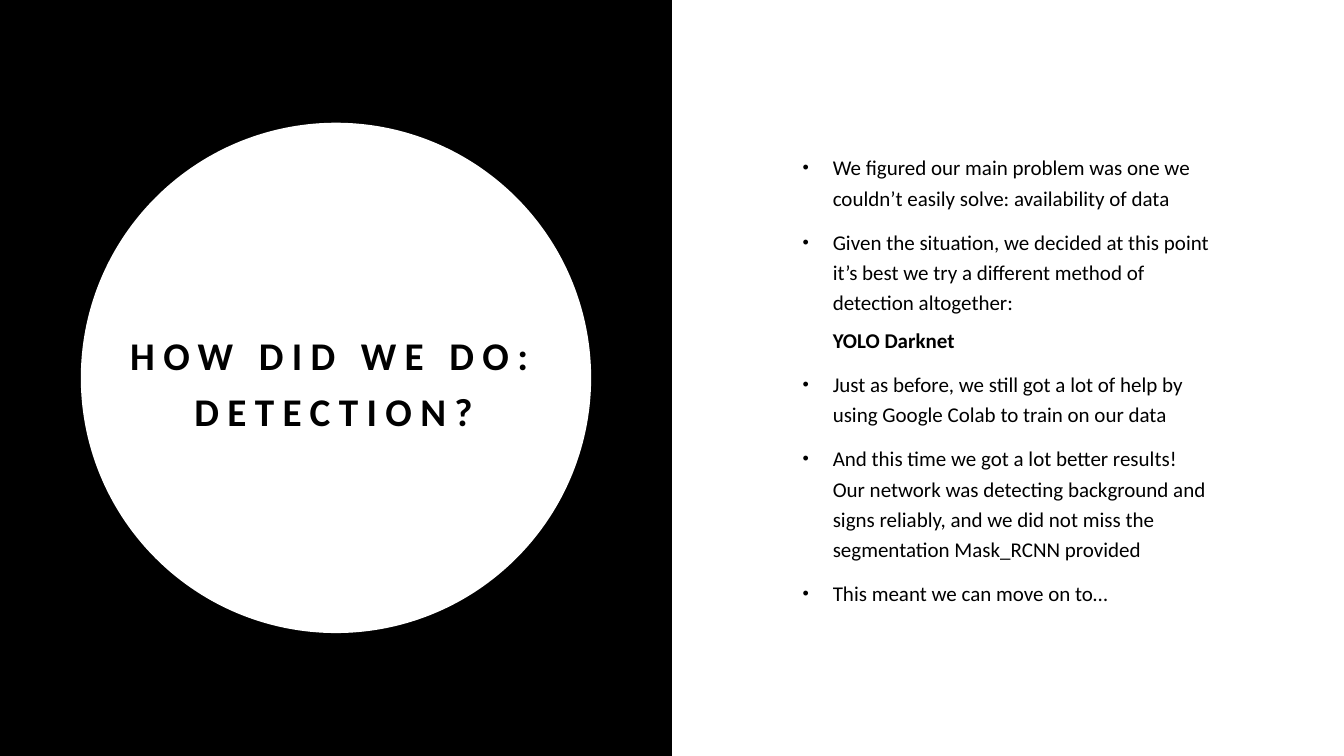
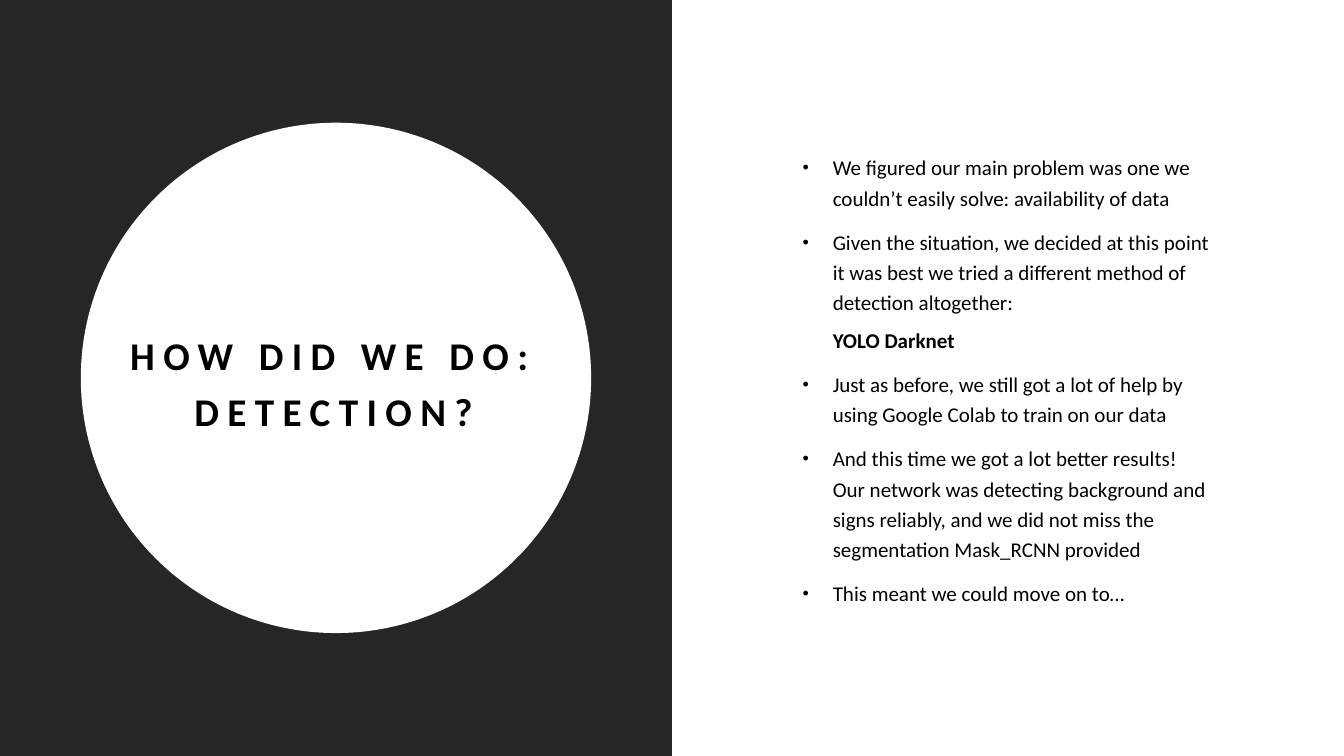
Before and after one commit to piacav/Traffic_signs, a slide deck: slide 10 of Road sign detection and recognition using deep methods.pptx. Drawn at 1344x756 pixels with LibreOffice and Linux fonts; fonts in the diff are those of the drawing. Boxes give left, top, right and bottom in pixels: in the first picture for what was removed or moved away, otherwise in the second. Text is boxed around its words. In the diff, an @@ line names an element or a change of style, - is before the commit and + after.

```diff
--- a/Road sign detection and recognition using deep methods.pptx
+++ b/Road sign detection and recognition using deep methods.pptx
@@ rectangle at [0, 0, 673, 756]: fill #000000 to #262626 @@
@@ text at [833, 235, 1209, 314]: text changed @@
-• Given the situation, we decided at this point it’s best we try a different method of detection altogether:
+• Given the situation, we decided at this point it was best we tried a different method of detection altogether:
@@ text at [833, 586, 1124, 601]: text changed @@
-• This meant we can move on to…
+• This meant we could move on to…
```
Also in this commit, not shown: 9 other slides changed, 3 slides added.
